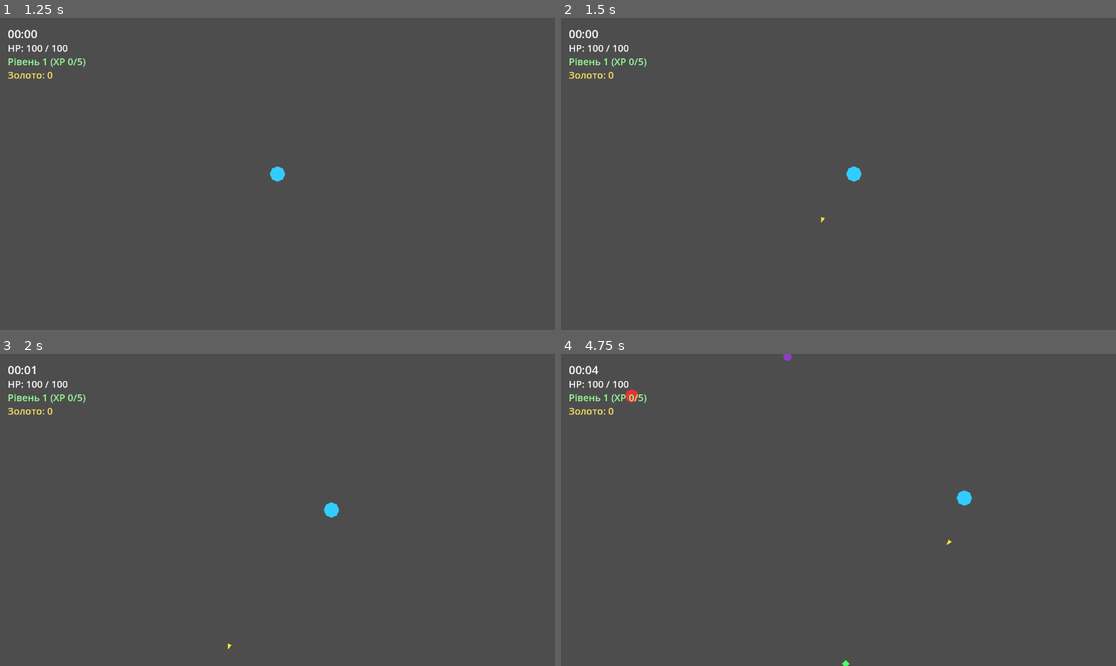
Above: before the commit, frames 1-4 (two rows, left to right).
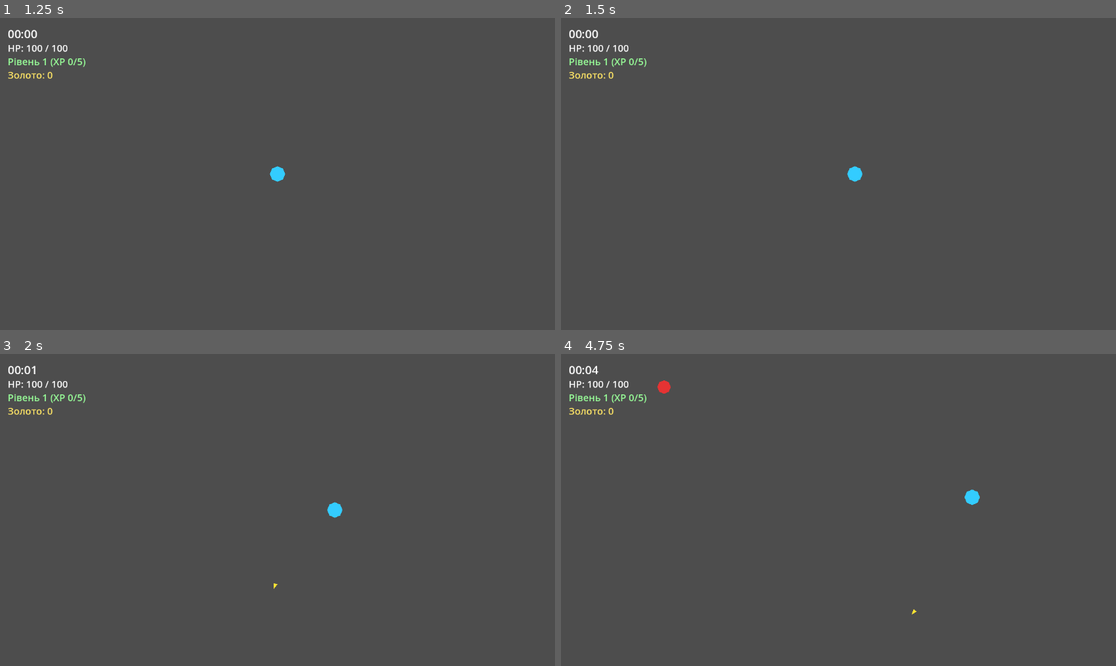
Above: after the commit, the same moments.

Repository: dmytro-matviiv/Run-horde
Game: Godot game, scene res://scenes/main.tscn
The game is run twice, just before and just after one commit, with the same random seed, the same clock (stepped at 60 frames per second) and the same inputs.
Inputs (mouse positions are in pixels of both pictures, inside the frame that each line leads up to):
- Up to frame 1 (1.25 s): click "Грати" at 0.5 s
- Up to frame 2 (1.5 s): tap Enter at 1.25 s; move the mouse to (960, 158) at 1.27 s; hold Right (ui_right) from 1.28 s (still down); click (960, 158) at 1.42 s
- Up to frame 3 (2 s): keep holding Right (ui_right)
- Up to frame 4 (4.75 s): release Right (ui_right) at 2 s; drag from (727, 525) to (894, 510) at 2.02 s; move the mouse to (894, 441) at 2.77 s; hold Right (ui_right) 2.78-3.5 s; drag from (810, 572) to (977, 506) at 3.52 s; move the mouse to (1005, 556) at 4.27 s; hold Left (ui_left) from 4.28 s (still down)

Frame 1 is identical in both runs. In frame 2, less than 0.1% of the frame differs, in the area x 46-55%, y 47-66%; in frame 3, less than 0.1%; in frame 4, 0.4%, in the area x 11-76%, y 0-100%.

Commit message:
Фаза 5 (3/3): дебаг-оверлей і перший прохід балансу
Дебаг-оверлей (F3) поверх HUD рану: FPS, DPS за останню секунду,
кількість активних ворогів на екрані, поточна хвилина. DPS рахується
через Callable-колбек (той самий патерн, що й _on_enemy_died) —
enemy.take_damage() репортує кожен удар назад у run.gd незалежно від
джерела шкоди (болт/клинок/аура).

Баланс — правки на основі фідбеку "кажани заб'ють, не втекти":
- Кажан: шкода 5→4, швидкість 150→130, частота появи 4.0→2.5
- Стартова швидкість спавну 1.5/сек→1.0/сек
- Швидкість героя 160→170, i-фрейми 0.5с→0.6с

Це перше наближення, як і решта чисел балансу — тюнити далі за
результатами реальних забігів.

Co-Authored-By: Claude Sonnet 5 <noreply@anthropic.com>

Diff:
--- a/data/balance.gd
+++ b/data/balance.gd
@@ -8,9 +8,9 @@
 
 # Герой
 const HERO_MAX_HP := 100.0
-const HERO_MOVE_SPEED := 160.0      # пікселів за секунду
+const HERO_MOVE_SPEED := 170.0      # пікселів за секунду (170: трохи легше тікати від рою)
 const HERO_PICKUP_RADIUS := 60.0
-const HERO_IFRAMES := 0.5           # невразливість після удару, сек
+const HERO_IFRAMES := 0.6           # невразливість після удару, сек
 
 # Базова зброя
 const WEAPON_DAMAGE := 10.0
@@ -23,7 +23,7 @@
 const ENEMY_PROJECTILE_SPEED := 250.0
 
 # Спавн ворогів
-const SPAWN_RATE_START := 1.5       # ворогів/сек на старті рану
+const SPAWN_RATE_START := 1.0       # ворогів/сек на старті рану (було 1.5 — заскладно на старті)
 const SPAWN_RATE_END := 8.0         # ворогів/сек на 5:00
 const RUN_DURATION := 300.0         # секунд (5 хвилин)
 const SPAWN_RADIUS_FACTOR := 1.2    # множник від половини діагоналі екрана
--- a/data/enemies/bat.tres
+++ b/data/enemies/bat.tres
@@ -8,8 +8,8 @@
 title = "Кажан"
 hp_base = 10.0
 hp_per_minute = 2.5
-damage = 5.0
-speed = 150.0
+damage = 4.0
+speed = 130.0
 xp_drop = 1
 gold_drop = 1
 radius = 9.0
@@ -17,4 +17,4 @@
 attack_type = "melee"
 explodes_on_death = false
 min_spawn_minute = 0.0
-spawn_weight = 4.0
+spawn_weight = 2.5
--- a/scenes/run/enemy.gd
+++ b/scenes/run/enemy.gd
@@ -24,6 +24,7 @@
 var _crystal_pool: ObjectPool
 var _projectile_pool: ObjectPool
 var _on_death: Callable
+var _on_damage: Callable
 var _active := false
 var _ranged_cooldown_left := 0.0
 
@@ -39,10 +40,11 @@
 func set_projectile_pool(projectile_pool: ObjectPool) -> void:
 	_projectile_pool = projectile_pool
 
-func spawn(spawn_position: Vector2, hero: Node2D, minute_of_run: float, on_death: Callable, def: EnemyDef) -> void:
+func spawn(spawn_position: Vector2, hero: Node2D, minute_of_run: float, on_death: Callable, def: EnemyDef, on_damage: Callable) -> void:
 	global_position = spawn_position
 	_hero = hero
 	_on_death = on_death
+	_on_damage = on_damage
 	_def = def
 	current_hp = def.hp_base + def.hp_per_minute * minute_of_run
 	xp_drop = def.xp_drop
@@ -110,6 +112,8 @@
 func take_damage(amount: float) -> void:
 	if not _active:
 		return
+	if _on_damage.is_valid():
+		_on_damage.call(amount)
 	current_hp -= amount
 	if current_hp <= 0.0:
 		_die()
--- a/scenes/run/run.gd
+++ b/scenes/run/run.gd
@@ -26,11 +26,19 @@
 @onready var level_label: Label = $HUD/LevelLabel
 @onready var gold_label: Label = $HUD/GoldLabel
 @onready var game_over_label: Label = $HUD/GameOverLabel
+@onready var debug_label: Label = $HUD/DebugLabel
 
 var _elapsed_time := 0.0
 var _run_active := true
 var _gold_total := 0
 var _kills_total := 0
+
+# Дебаг-оверлей (F3): DPS рахуємо за останню повну секунду, а не
+# накопичувальне середнє — так видно живі коливання по хвилинах.
+var _debug_visible := false
+var _damage_this_second := 0.0
+var _last_second_dps := 0.0
+var _dps_second_timer := 0.0
 
 func _ready() -> void:
 	# Попередньо створюємо частину інстансів (preload_count), щоб перші
@@ -49,18 +57,56 @@
 	# від "Стартового рівня") — сигнал має бути підключений до цього.
 	hero.apply_meta_upgrades(GameState.get_hero_meta_levels(GameState.selected_hero_id))
 
-	spawner.setup(enemy_pool, crystal_pool, enemy_projectile_pool, hero, self, _on_enemy_died)
+	spawner.setup(enemy_pool, crystal_pool, enemy_projectile_pool, hero, self, _on_enemy_died, _on_damage_dealt)
 
 	game_over_label.visible = false
+	debug_label.visible = false
 	_update_hud()
+
+func _unhandled_input(event: InputEvent) -> void:
+	if event is InputEventKey and event.pressed and event.keycode == KEY_F3:
+		_debug_visible = not _debug_visible
+		debug_label.visible = _debug_visible
 
 func _process(delta: float) -> void:
 	if not _run_active:
 		return
 	_elapsed_time += delta
 	_update_hud()
+	_update_dps_window(delta)
+	if _debug_visible:
+		_update_debug_overlay()
 	if _elapsed_time >= Balance.RUN_DURATION:
 		_end_run(true)
+
+func _update_dps_window(delta: float) -> void:
+	_dps_second_timer += delta
+	if _dps_second_timer < 1.0:
+		return
+	_dps_second_timer -= 1.0
+	_last_second_dps = _damage_this_second
+	_damage_this_second = 0.0
+
+func _on_damage_dealt(amount: float) -> void:
+	_damage_this_second += amount
+
+## Простий дебаг-оверлей для балансування (розділ 4 ТЗ): FPS, DPS за
+## останню секунду, скільки ворогів зараз активні на екрані, хвилина
+## рану. Вмикається клавішею F3.
+func _update_debug_overlay() -> void:
+	debug_label.text = "FPS: %d\nDPS: %.0f\nВороги: %d\nХвилина: %.2f" % [
+		Engine.get_frames_per_second(),
+		_last_second_dps,
+		_count_active_enemies(),
+		get_elapsed_minutes(),
+	]
+
+func _count_active_enemies() -> int:
+	var count := 0
+	for enemy in get_tree().get_nodes_in_group("enemies"):
+		if enemy.visible:
+			count += 1
+	return count
 
 func get_elapsed_minutes() -> float:
 	return _elapsed_time / 60.0
--- a/scenes/run/run.tscn
+++ b/scenes/run/run.tscn
@@ -59,6 +59,23 @@
 theme_override_colors/font_color = Color(1, 0.9, 0.4, 1)
 text = "Золото: 0"
 
+[node name="DebugLabel" type="Label" parent="HUD"]
+visible = false
+anchors_preset = 1
+anchor_left = 1.0
+anchor_right = 1.0
+offset_left = -180.0
+offset_top = 16.0
+offset_right = -16.0
+offset_bottom = 120.0
+grow_horizontal = 0
+theme_override_font_sizes/font_size = 16
+theme_override_colors/font_color = Color(0.4, 1, 0.4, 1)
+text = "FPS: 0
+DPS: 0
+Вороги: 0
+Хвилина: 0.00"
+
 [node name="GameOverLabel" type="Label" parent="HUD"]
 visible = false
 anchors_preset = 8
--- a/scripts/systems/spawner.gd
+++ b/scripts/systems/spawner.gd
@@ -27,17 +27,19 @@
 var _hero: Node2D
 var _run: Run
 var _on_enemy_died: Callable
+var _on_damage_dealt: Callable
 
 var _spawn_accumulator := 0.0
 var _bosses_spawned: Array[bool] = [false, false]
 
-func setup(enemy_pool: ObjectPool, crystal_pool: ObjectPool, enemy_projectile_pool: ObjectPool, hero: Node2D, run: Run, on_enemy_died: Callable) -> void:
+func setup(enemy_pool: ObjectPool, crystal_pool: ObjectPool, enemy_projectile_pool: ObjectPool, hero: Node2D, run: Run, on_enemy_died: Callable, on_damage_dealt: Callable) -> void:
 	_enemy_pool = enemy_pool
 	_crystal_pool = crystal_pool
 	_enemy_projectile_pool = enemy_projectile_pool
 	_hero = hero
 	_run = run
 	_on_enemy_died = on_enemy_died
+	_on_damage_dealt = on_damage_dealt
 
 func _process(delta: float) -> void:
 	var minute := _run.get_elapsed_minutes()
@@ -80,7 +82,7 @@
 	var enemy: Node = _enemy_pool.acquire()
 	enemy.set_crystal_pool(_crystal_pool)
 	enemy.set_projectile_pool(_enemy_projectile_pool)
-	enemy.spawn(_random_spawn_position(), _hero, minute, _on_enemy_died, def)
+	enemy.spawn(_random_spawn_position(), _hero, minute, _on_enemy_died, def, _on_damage_dealt)
 
 ## Точка за межами екрана, по колу навколо героя.
 func _random_spawn_position() -> Vector2:
